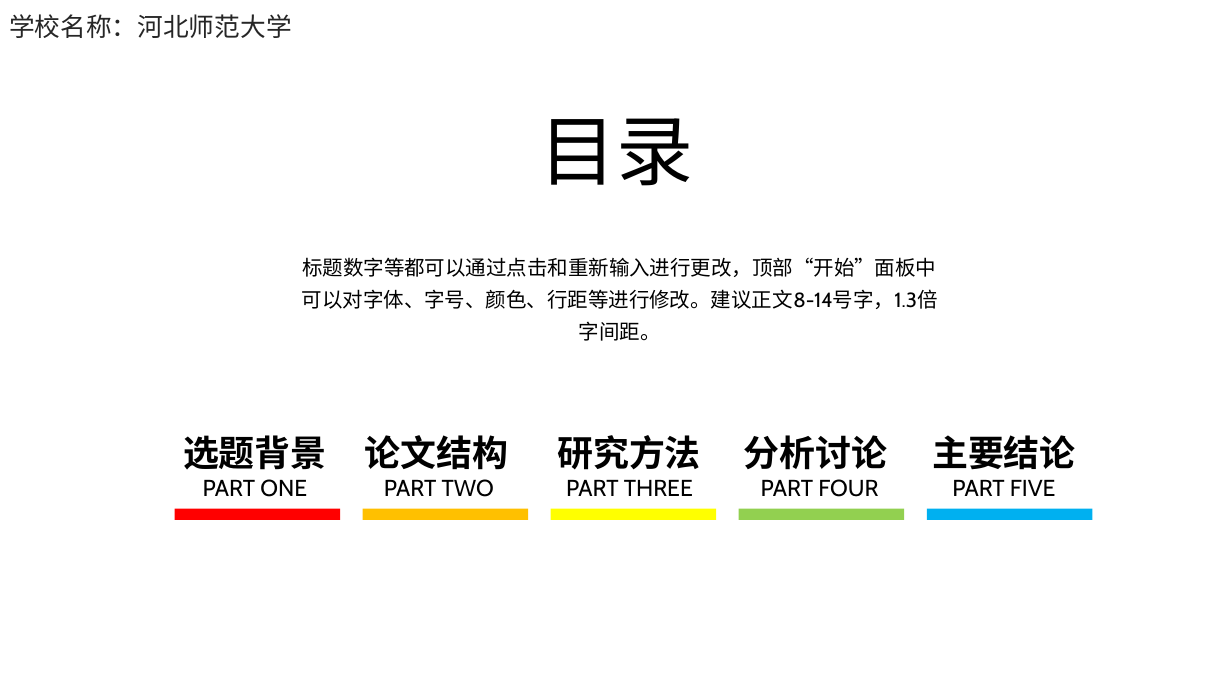
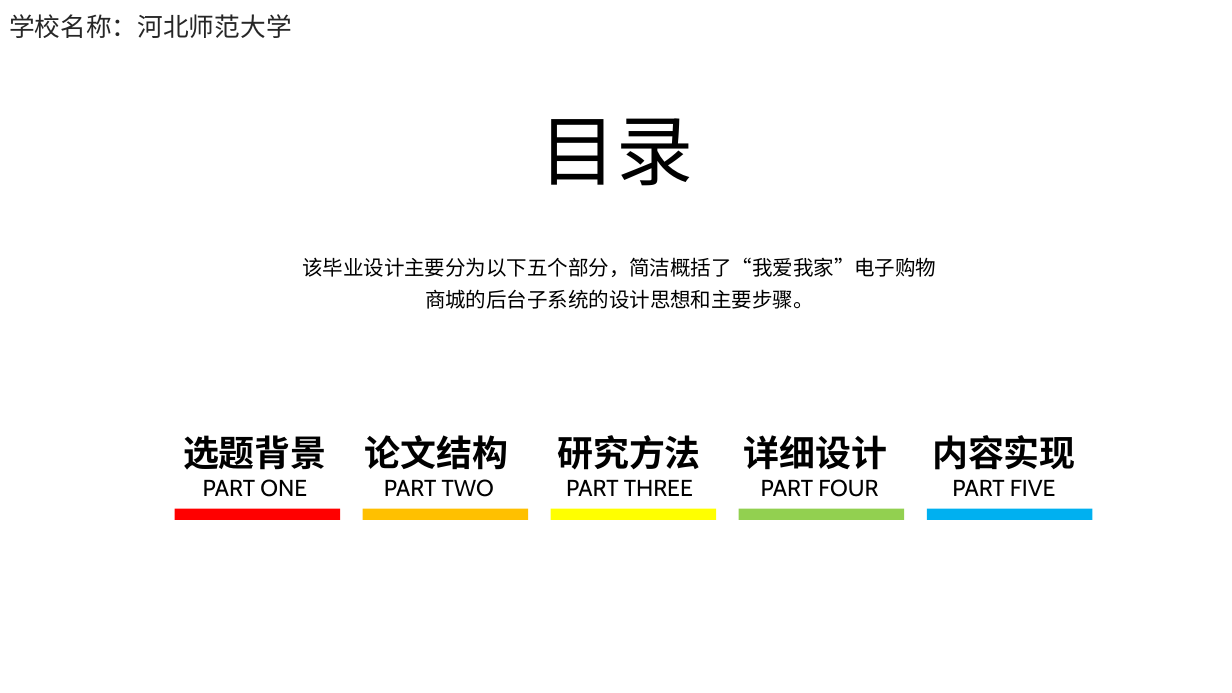
Before and after one commit to electronic-shopping-mall/liuyue, a slide deck: slide 2 of 答辩PPT.pptx. Drawn at 1232x693 pixels with LibreOffice and Linux fonts; fonts in the diff are those of the drawing. Boxes give left, top, right and bottom in pixels: in the first picture for what was removed or moved away, otherwise in the second. Text is boxed around its words. In the diff, an @@ line names an element or a change of style, - is before the commit and + after.

```diff
--- a/答辩PPT.pptx
+++ b/答辩PPT.pptx
@@ text at bbox=[302, 257, 936, 309]: text changed @@
-标题数字等都可以通过点击和重新输入进行更改，顶部“开始”面板中可以对字体、字号、颜色、行距等进行修改。建议正文8-14号字，1.3倍字间距。
+该毕业设计主要分为以下五个部分，简洁概括了“我爱我家”电子购物商城的后台子系统的设计思想和主要步骤。
@@ text at bbox=[744, 435, 888, 470]: text changed @@
-分析讨论
+详细设计
@@ text at bbox=[932, 435, 1076, 470]: text changed @@
-主要结论
+内容实现
```
Also in this commit, not shown: 17 other slides changed, 1 slide added, 1 slide removed.
